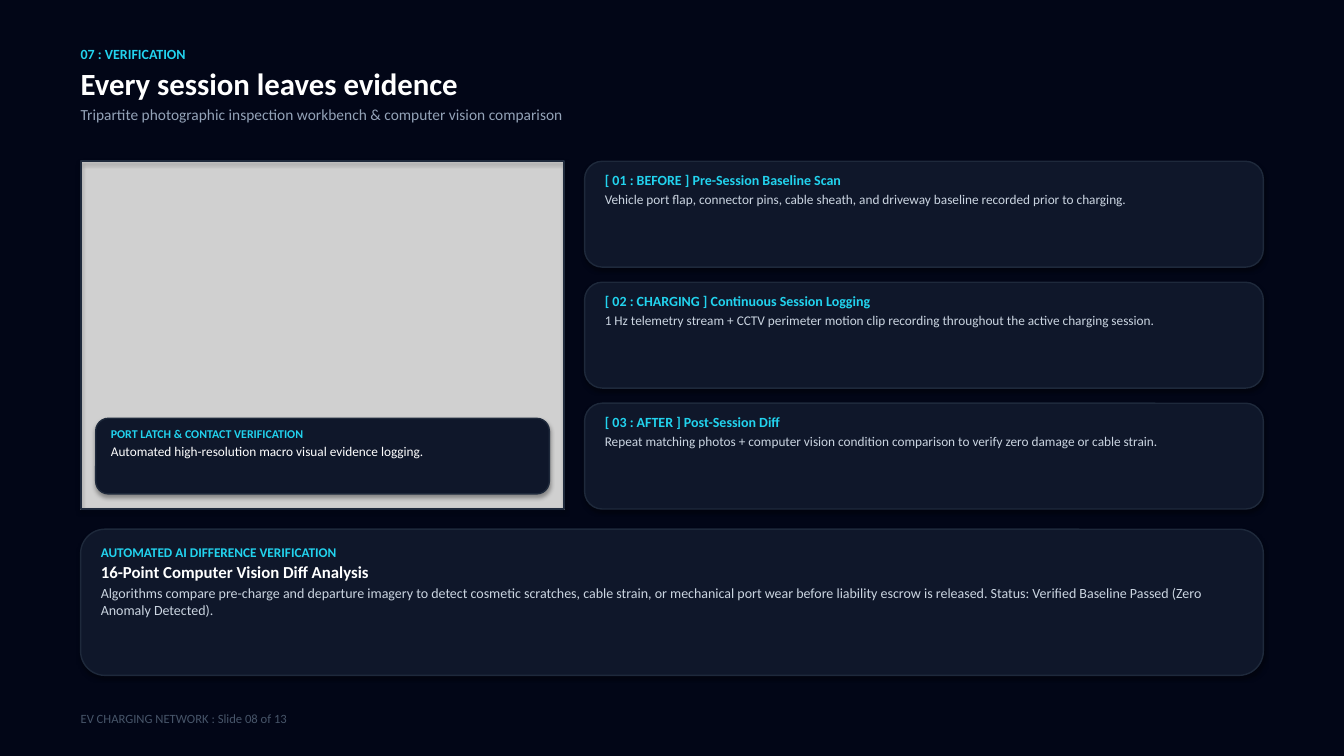
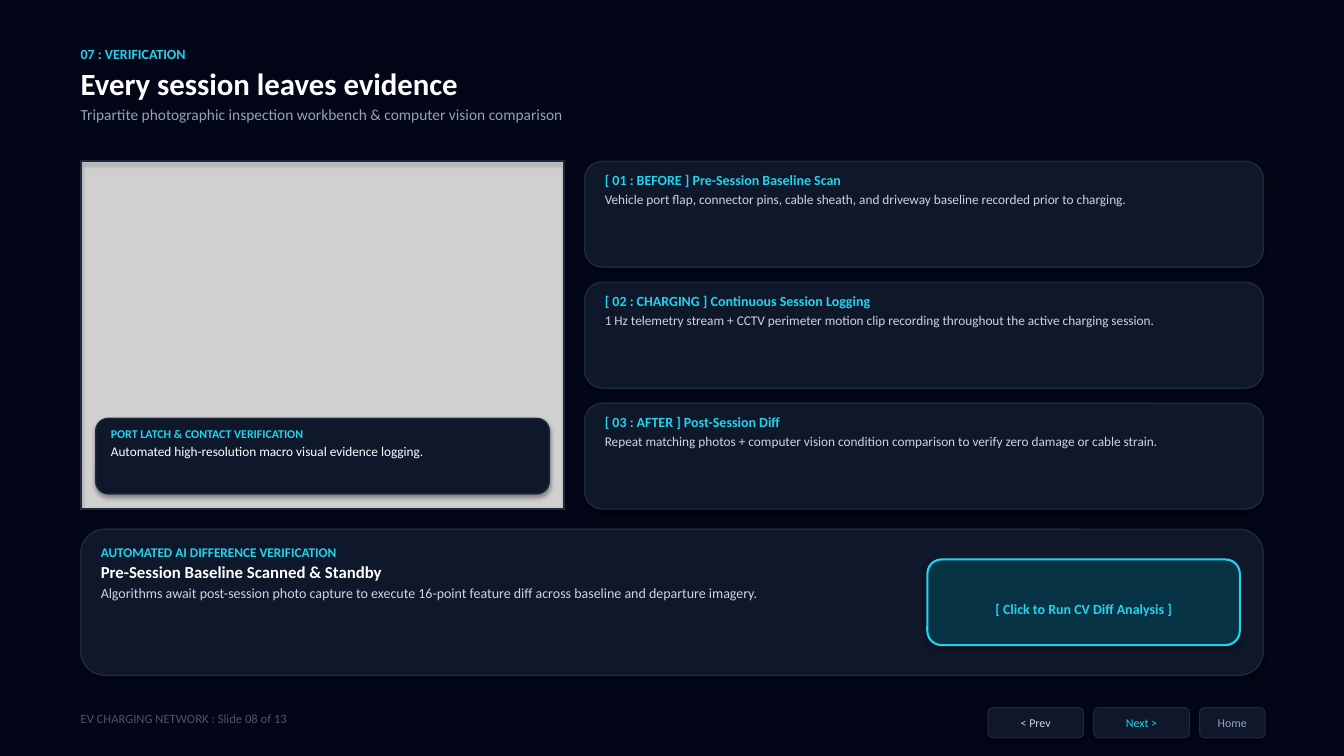
Before and after one commit to kanaseprathamesh568-a11y/ev-charging-network-presentation, a slide deck: slide 19 of EV_Charging_Network_Presentation.pptx (slide 8 before the commit). Drawn at 1344x756 pixels with LibreOffice and Linux fonts; fonts in the diff are those of the drawing; grey boxes stand for pictures. Boxes give left, top, right and bottom in pixels: in the first picture for what was removed or moved away, otherwise in the second. Text is boxed around its words. In the diff, an @@ line names an element or a change of style, - is before the commit and + after.

Commit message:
Deploy 157-action interactive PowerPoint deck with clickable stepper tabs and live simulator buttons

```diff
--- a/EV_Charging_Network_Presentation.pptx
+++ b/EV_Charging_Network_Presentation.pptx
@@ text at (101,566,757,601): text changed @@
-16-Point Computer Vision Diff Analysis
-Algorithms compare pre-charge and departure imagery to detect cosmetic scratches, cable strain, or mechanical port wear before liability escrow is released. Status: Verified Baseline Passed (Zero Anomaly Detected).
+Pre-Session Baseline Scanned & Standby
+Algorithms await post-session photo capture to execute 16-point feature diff across baseline and departure imagery.
@@ rounded rectangle added at (928,560,1240,645), fill #083344, outline #22D3EE 1.5 pt, 10 pt, text #22D3EE, bold @@
+[ Click to Run CV Diff Analysis ]
@@ rounded rectangle added at (988,708,1084,738), fill #0F172A, outline #1E293B 0.75 pt, 8.5 pt, text #CBD5E1 @@
+< Prev
@@ rounded rectangle added at (1094,708,1190,738), fill #0F172A, outline #1E293B 0.75 pt, 8.5 pt, text #22D3EE @@
+Next >
@@ rounded rectangle added at (1200,708,1265,738), fill #0F172A, outline #1E293B 0.75 pt, 8.5 pt, text #94A3B8 @@
+Home
```
Also in this commit, not shown: 12 other slides changed, 14 slides added, 1 other file.
